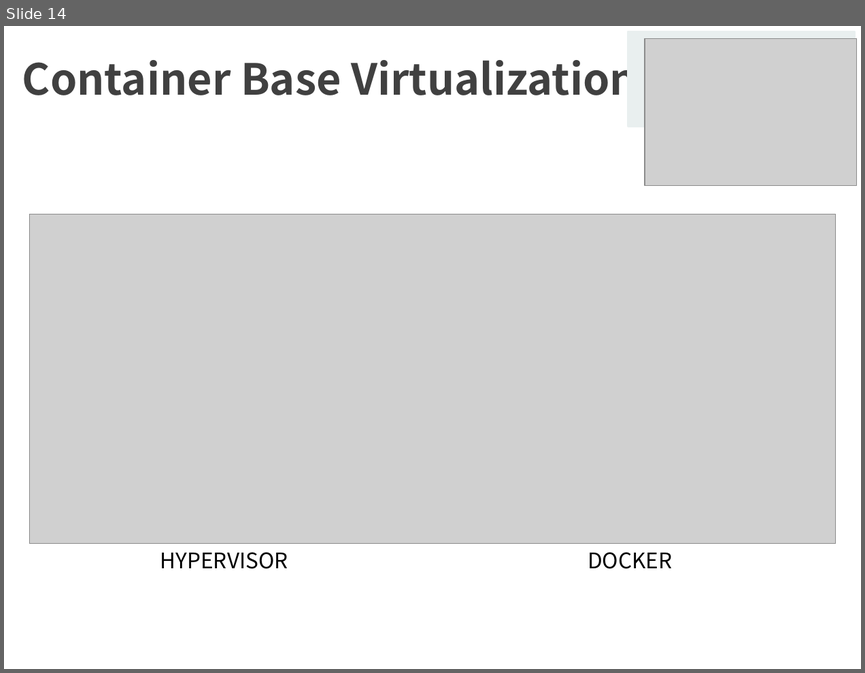
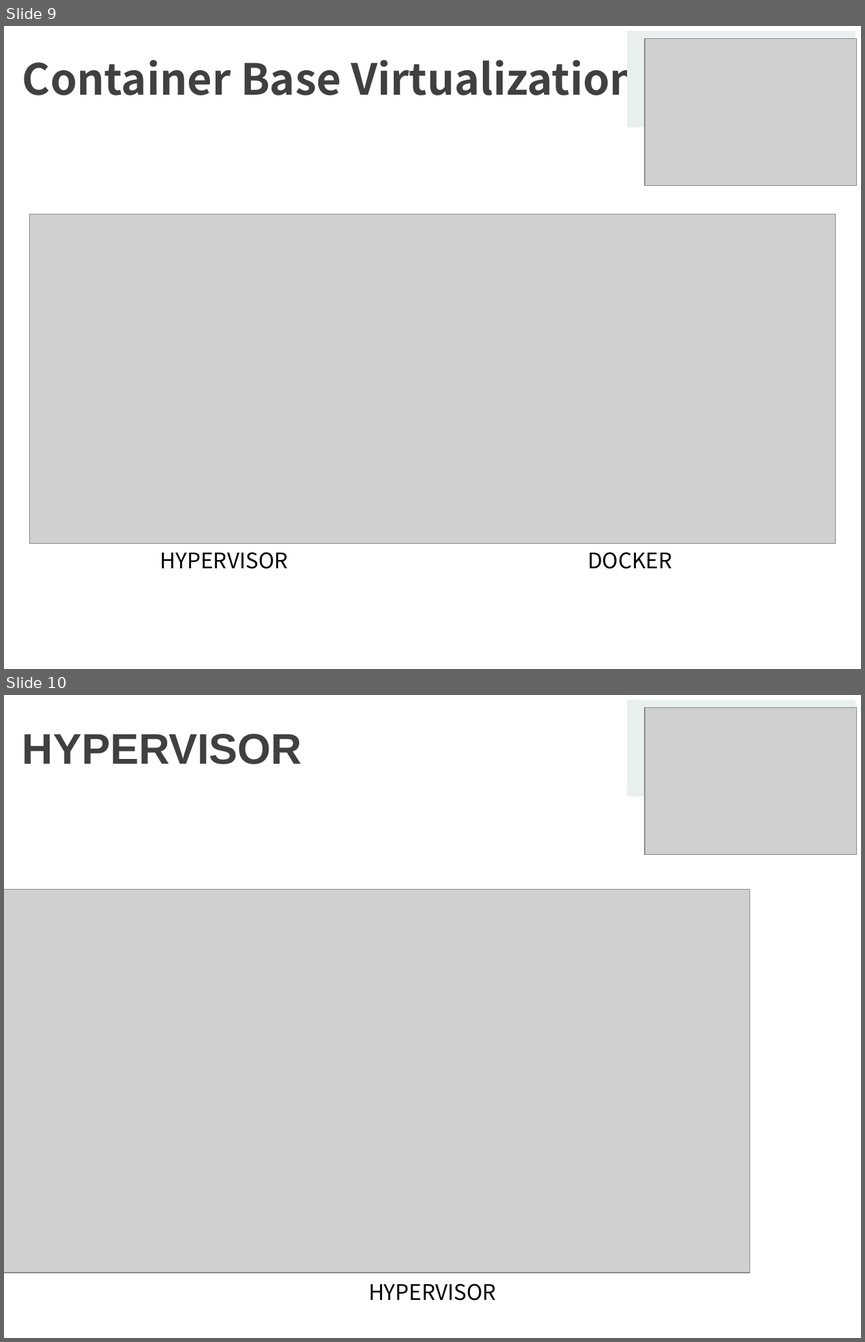
Before and after one commit to SSU-ALOE/IT_Trend_Conference, a slide deck: pandog_docker[4.26].pptx. Shown one above the other, each under a label of ours: slide 14 before the commit, slides 9 and 10 after it. The pictures are 865x673 and 865x1342 pixels, drawn with LibreOffice and Linux fonts; fonts in the diff are those of the drawing; grey boxes stand for pictures; background and template pictures are left out. Boxes give left, top, right and bottom in pixels: in the first picture for what was removed or moved away, otherwise in the second. Text is boxed around its words. In the diff, an @@ line names an element or a change of style, - is before the commit and + after.

```diff
--- a/pandog_docker[4.26].pptx
+++ b/pandog_docker[4.26].pptx
@@ slide 10 added at [4, 695, 861, 1338], background picture (left out) @@
@@ rectangle added at [628, 701, 854, 795], fill #E9EFEF, outline #E9EFEF 2 pt @@
@@ picture added at [645, 708, 857, 854] @@
@@ title added at [22, 734, 303, 764], 36 pt, text #404040, bold @@
+HYPERVISOR
@@ rectangle added at [628, 797, 854, 892], fill #FFFFFF, outline #FFFFFF 2 pt @@
@@ picture added at [4, 889, 749, 1272] @@
@@ text added at [368, 1283, 496, 1300], 18 pt, text #000000 @@
+HYPERVISOR
@@ what was slide 14 is now slide 9 @@
```
Also in this commit, not shown: 9 slides changed, 8 other slides added.
